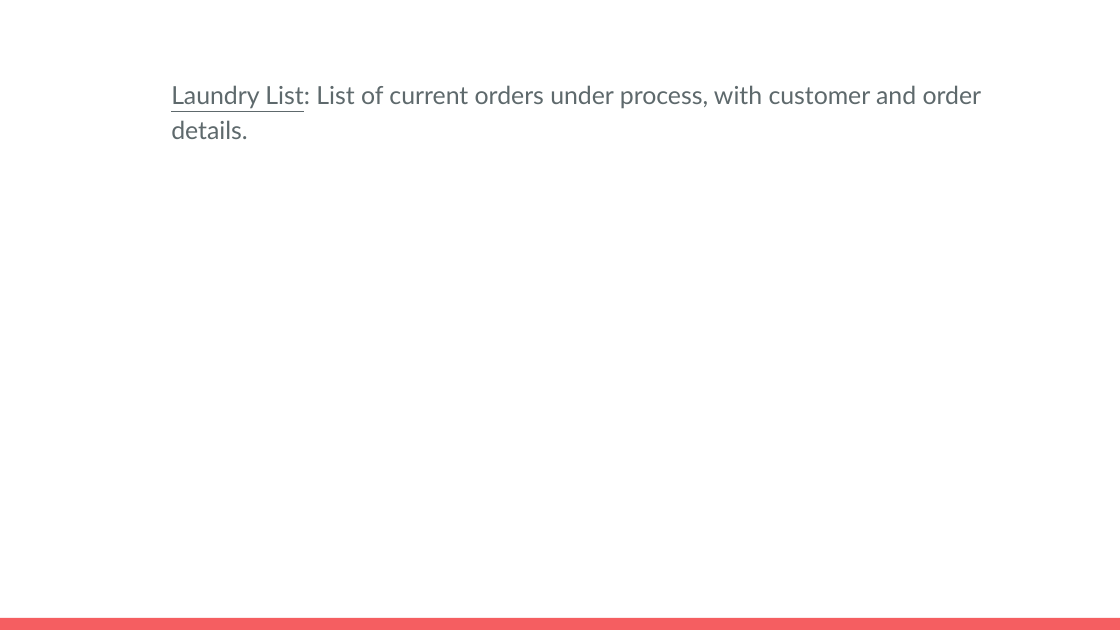
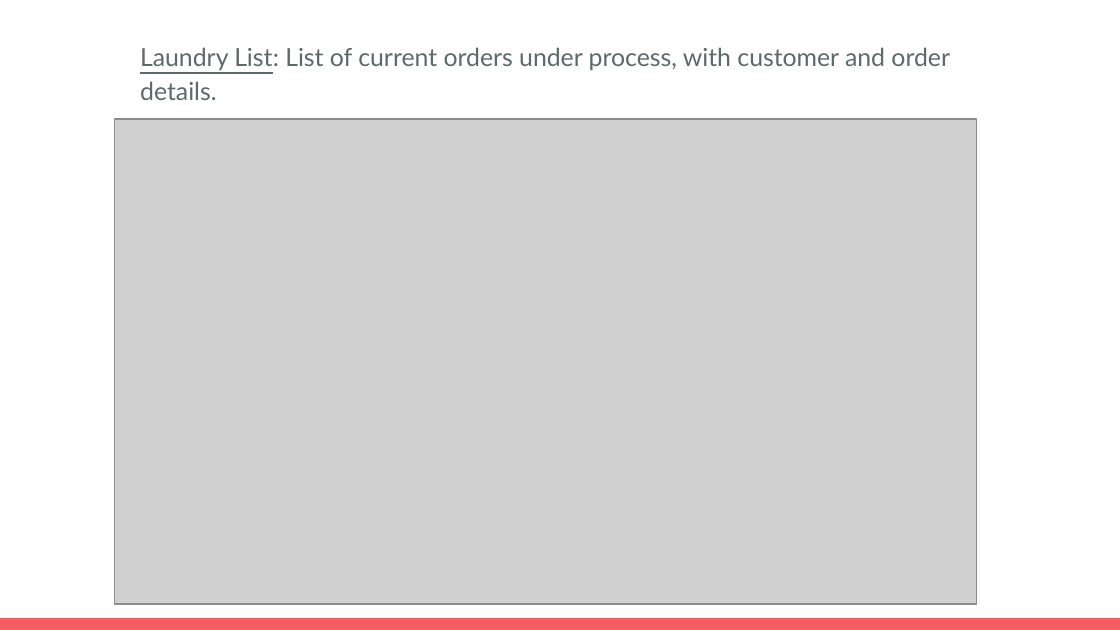
Before and after one commit to TheEshaan/Full-Stack-Laundry-Administration-System, a slide deck: slide 11 of Prima-PPT.pptx. Drawn at 1120x630 pixels with LibreOffice and Linux fonts; fonts in the diff are those of the drawing; grey boxes stand for pictures. Boxes give left, top, right and bottom in pixels: in the first picture for what was removed or moved away, otherwise in the second. Text is boxed around its words. In the diff, an @@ line names an element or a change of style, - is before the commit and + after.

```diff
--- a/Prima-PPT.pptx
+++ b/Prima-PPT.pptx
@@ text "Laundry List: List of current ...": place and size @@
-text "Laundry List: List of current ..." at [171,85,982,139]
+text "Laundry List: List of current ..." at [140,47,950,100]
@@ picture added at [114,119,977,604] @@
```
Also in this commit, not shown: 5 other slides changed, 1 slide removed.
